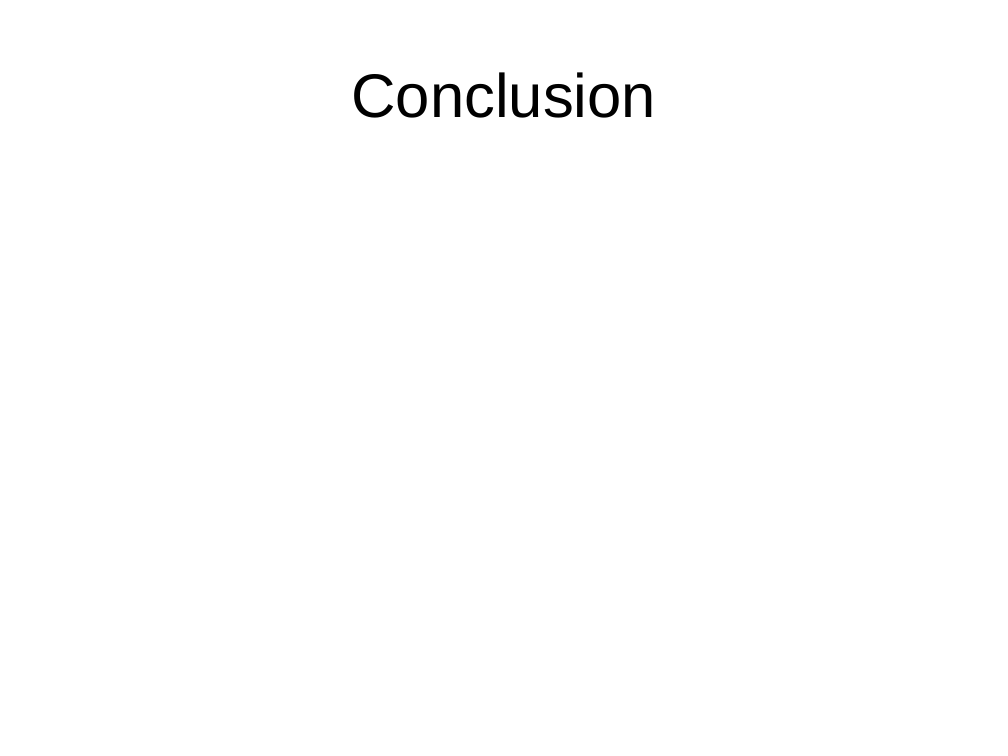
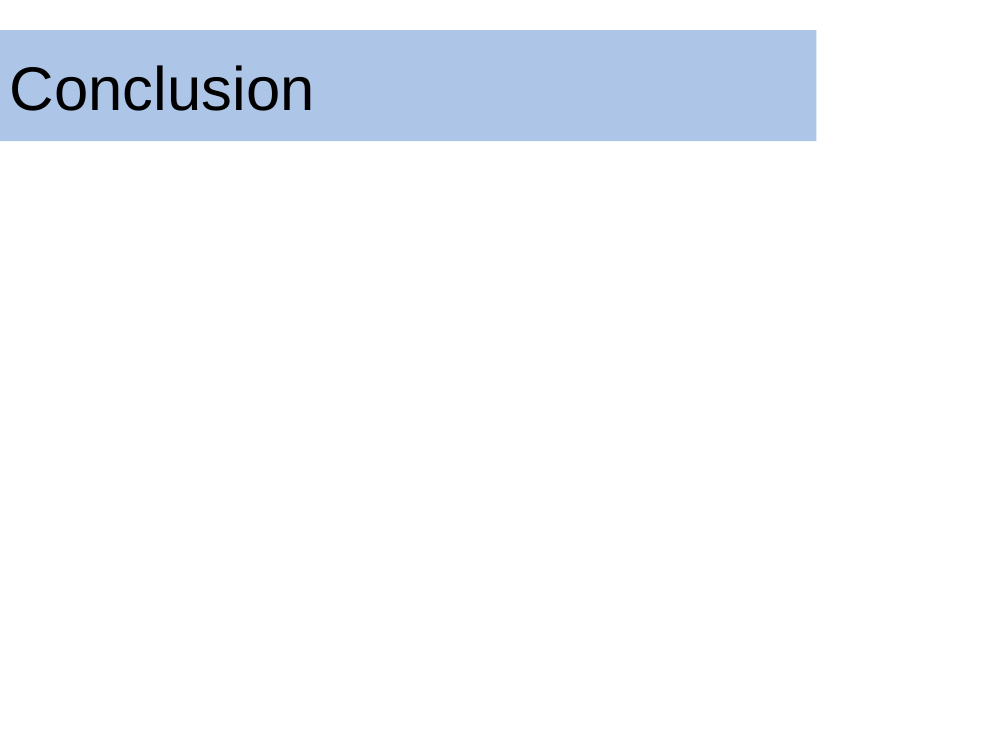
Before and after one commit to dmclayton/5g-security, a slide deck: slide 14 of ppt/5gakaPpt.pptx. Drawn at 1008x756 pixels with LibreOffice and Linux fonts; fonts in the diff are those of the drawing; background and template pictures are left out. Boxes give left, top, right and bottom in pixels: in the first picture for what was removed or moved away, otherwise in the second. Text is boxed around its words. In the diff, an @@ line names an element or a change of style, - is before the commit and + after.

```diff
--- a/ppt/5gakaPpt.pptx
+++ b/ppt/5gakaPpt.pptx
@@ rectangle "Conclusion": place and size @@
-rectangle "Conclusion" at box(351, 72, 656, 118)
+rectangle "Conclusion" at box(0, 30, 816, 141)
@@ rectangle "Conclusion" at box(0, 30, 816, 141): alignment centre to left; fill none to #ADC5E7 @@
```
Also in this commit, not shown: 12 other slides changed.
